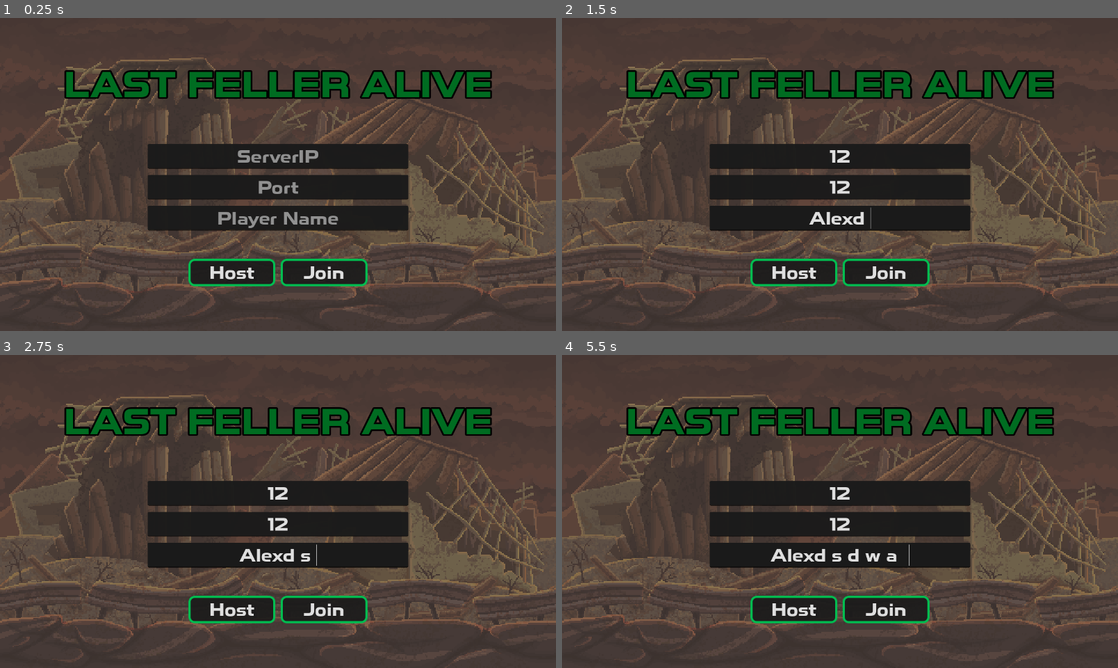
Above: before the commit, frames 1-4 (two rows, left to right).
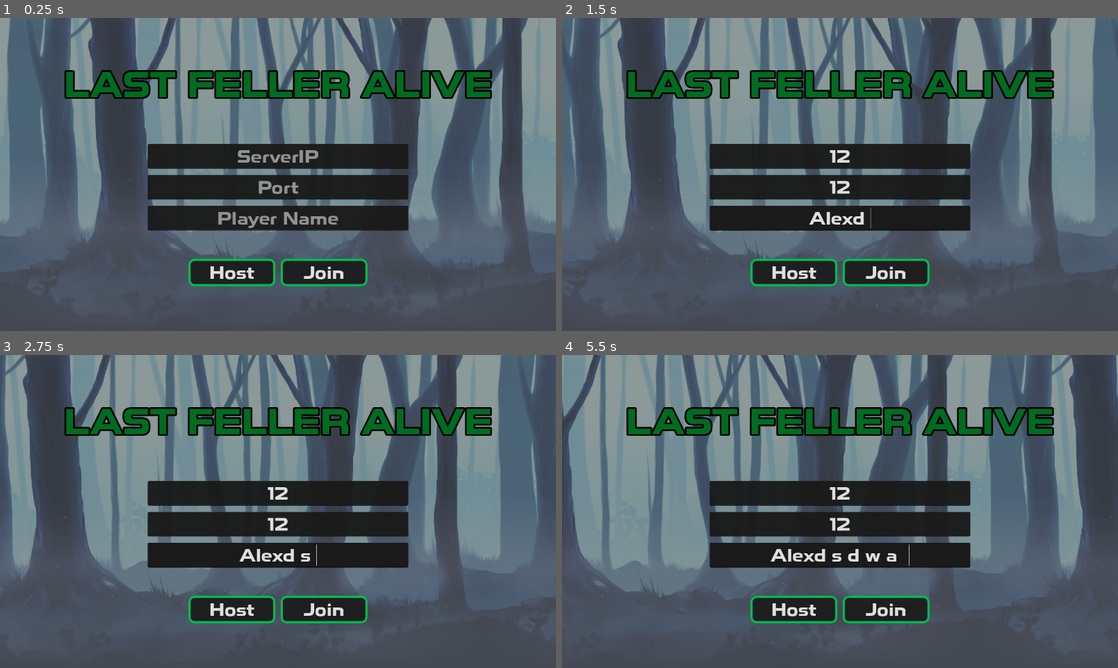
Above: after the commit, the same moments.

Repository: Lertos/last-feller-alive
Game: Godot game, scene res://scripts/multiplayer_controller.tscn
Two runs of this game, one before a commit and one after it. Both use one fixed random seed, a clock stepped at 60 frames per second and the inputs below.
Inputs (mouse positions are in pixels of both pictures, inside the frame that each line leads up to):
- Up to frame 1 (0.25 s): no input
- Up to frame 2 (1.5 s): click (840, 155) at 0.52 s; type "12" at 0.6 s; click (840, 187) at 0.75 s; type "12" at 0.83 s; click (840, 218) at 0.98 s; type "Alex" at 1.07 s; hold D (right) from 1.28 s (still down); tap Space (dash) at 1.35 s
- Up to frame 3 (2.75 s): release D (right) at 2.03 s; hold S (down) from 2.03 s (still down); tap Space (dash) at 2.1 s
- Up to frame 4 (5.5 s): release S (down) at 2.78 s; hold D (right) 2.78-3.53 s; tap Space (dash) every 0.75 s from 2.85 to 5.1 s; hold W (up) 3.53-4.28 s; hold A (left) from 4.28 s (still down)

The runs differ from the first frame. In frame 1, 78% of the frame differs, in the area x 0-100%, y 0-100%; in frame 2, 78%; in frame 3, 78%; in frame 4, 78%.

Commit message:
Adding parallax background instead of static image

Diff:
--- a/scripts/multiplayer_controller.gd
+++ b/scripts/multiplayer_controller.gd
@@ -30,6 +30,17 @@
 	multiplayer.connection_failed.connect(connection_failed)
 	multiplayer.server_disconnected.connect(server_disconnected)
 
+
+func _process(delta):
+	$Node2D/A.position.x -= 1
+	$Node2D/B.position.x -= 1
+
+	if $Node2D/A.position.x <= -1280:
+		$Node2D/A.position.x += 1280 * 2
+	elif $Node2D/B.position.x <= -1280:
+		$Node2D/B.position.x += 1280 * 2
+
+
 #Gets called on the server and clients when someone connects
 func peer_connected(id):
 	print("Peer connected: " + str(id))
--- a/scripts/multiplayer_controller.tscn
+++ b/scripts/multiplayer_controller.tscn
@@ -1,7 +1,7 @@
 [gd_scene load_steps=17 format=3 uid="uid://cglls2e1in3mg"]
 
 [ext_resource type="Script" path="res://scripts/multiplayer_controller.gd" id="1_s8ha2"]
-[ext_resource type="Texture2D" uid="uid://qvegsautc40h" path="res://assets/title-background.png" id="2_p1vvx"]
+[ext_resource type="Texture2D" uid="uid://esb4e6hi4brs" path="res://assets/parallax.png" id="2_5r40g"]
 
 [sub_resource type="StyleBoxFlat" id="StyleBoxFlat_p4tc8"]
 content_margin_left = 16.0
@@ -210,17 +210,17 @@
 size = Vector2i(83, 180)
 always_on_top = true
 
-[node name="TextureRect" type="TextureRect" parent="."]
-modulate = Color(1, 1, 1, 0.498039)
-layout_mode = 1
-anchors_preset = 15
-anchor_right = 1.0
-anchor_bottom = 1.0
-grow_horizontal = 2
-grow_vertical = 2
-texture = ExtResource("2_p1vvx")
-expand_mode = 1
-stretch_mode = 4
+[node name="Node2D" type="Node2D" parent="."]
+modulate = Color(1, 1, 1, 0.431373)
+
+[node name="A" type="Sprite2D" parent="Node2D"]
+texture = ExtResource("2_5r40g")
+centered = false
+
+[node name="B" type="Sprite2D" parent="Node2D"]
+position = Vector2(1280, 0)
+texture = ExtResource("2_5r40g")
+centered = false
 
 [node name="VB" type="VBoxContainer" parent="."]
 layout_mode = 1
Binary file added: assets/parallax.png
Not shown, changed: assets/parallax.png.import
Binary file removed: assets/title-background.png
